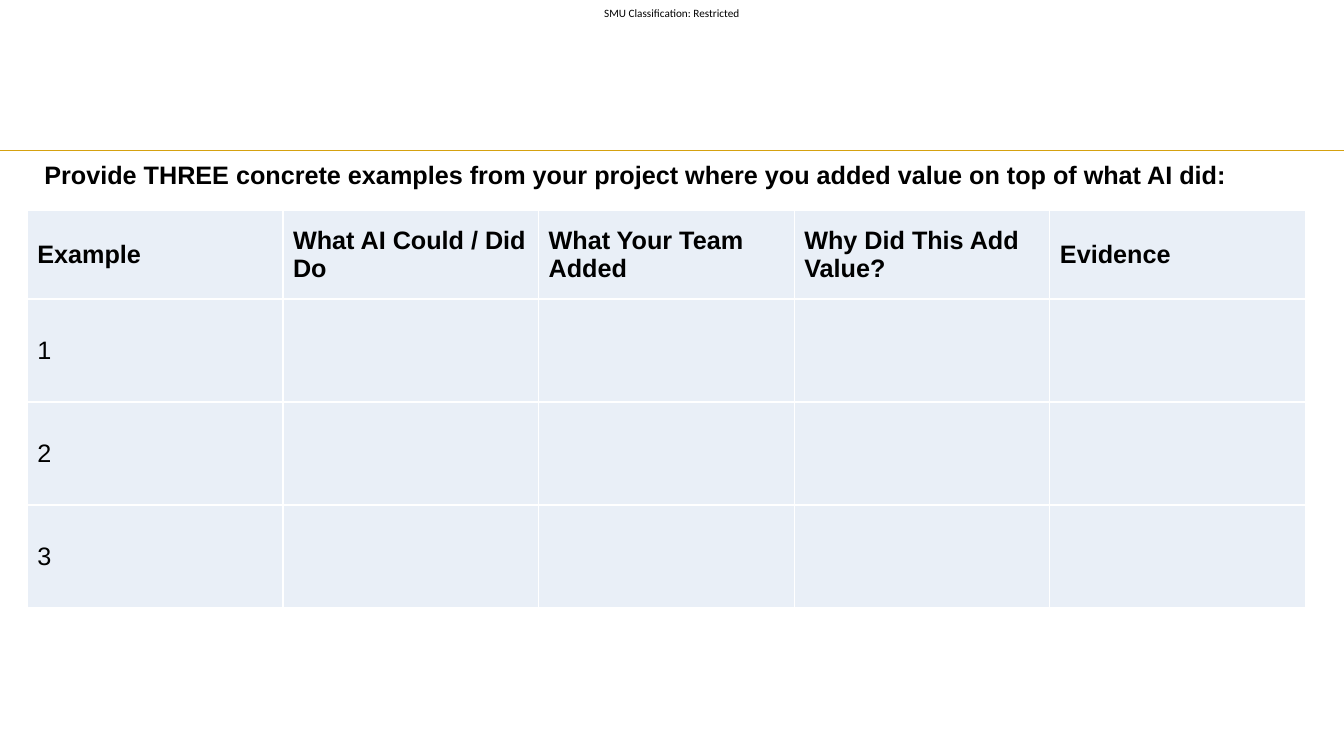
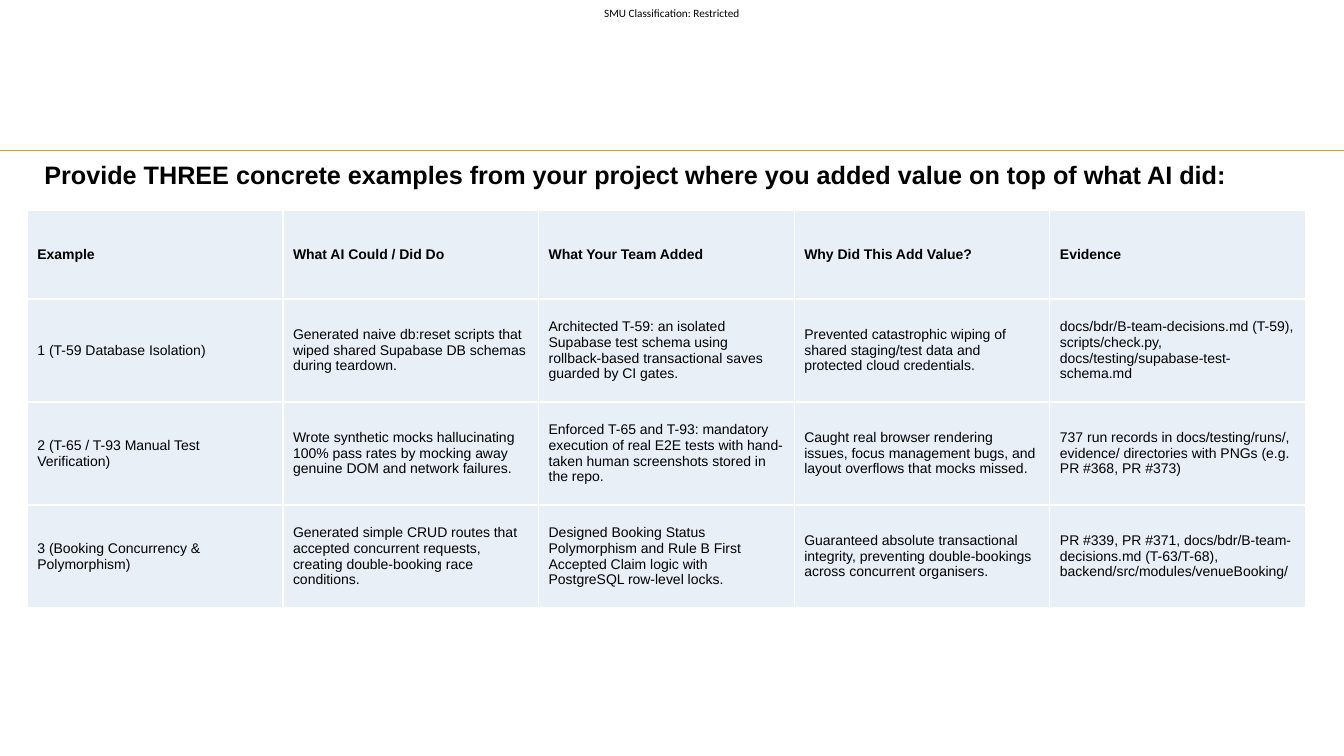
Before and after one commit to hongyime/sgConnectSphere2026, a slide deck: slide 6 of docs/slides/presentation/Week 11 Slide Template.pptx. Drawn at 1344x756 pixels with LibreOffice and Linux fonts; fonts in the diff are those of the drawing; background and template pictures are left out. Boxes give left, top, right and bottom in pixels: in the first picture for what was removed or moved away, otherwise in the second. Text is boxed around its words. In the diff, an @@ line names an element or a change of style, - is before the commit and + after.

Commit message:
docs(slides): populate Week 11 presentation slide deck

```diff
--- a/docs/slides/presentation/Week 11 Slide Template.pptx
+++ b/docs/slides/presentation/Week 11 Slide Template.pptx
@@ table at [27,211,1308,608] @@
-row 2: 1 |  |  |  | 
+row 2: 1 (T-59 Database Isolation) | Generated naive db:reset scripts that wiped shared Supabase DB schemas during teardown. | Architected T-59: an isolated Supabase test schema using rollback-based transactional saves guarded by CI gates. | Prevented catastrophic wiping of shared staging/test data and protected cloud credentials. | docs/bdr/B-team-decisions.md (T-59), scripts/check.py, docs/testing/supabase-test-schema.md
-row 3: 2 |  |  |  | 
+row 3: 2 (T-65 / T-93 Manual Test Verification) | Wrote synthetic mocks hallucinating 100% pass rates by mocking away genuine DOM and network failures. | Enforced T-65 and T-93: mandatory execution of real E2E tests with hand-taken human screenshots stored in the repo. | Caught real browser rendering issues, focus management bugs, and layout overflows that mocks missed. | 737 run records in docs/testing/runs/, evidence/ directories with PNGs (e.g. PR #368, PR #373)
-row 4: 3 |  |  |  | 
+row 4: 3 (Booking Concurrency & Polymorphism) | Generated simple CRUD routes that accepted concurrent requests, creating double-booking race conditions. | Designed Booking Status Polymorphism and Rule B First Accepted Claim logic with PostgreSQL row-level locks. | Guaranteed absolute transactional integrity, preventing double-bookings across concurrent organisers. | PR #339, PR #371, docs/bdr/B-team-decisions.md (T-63/T-68), backend/src/modules/venueBooking/
@@ size 18 to 10 pt in "Example", "What AI Could / Did Do", "What Your Team Added", "Why Did This Add Value?" and 1 more places @@
```
Also in this commit, not shown: 14 other slides changed, 1 other file.
